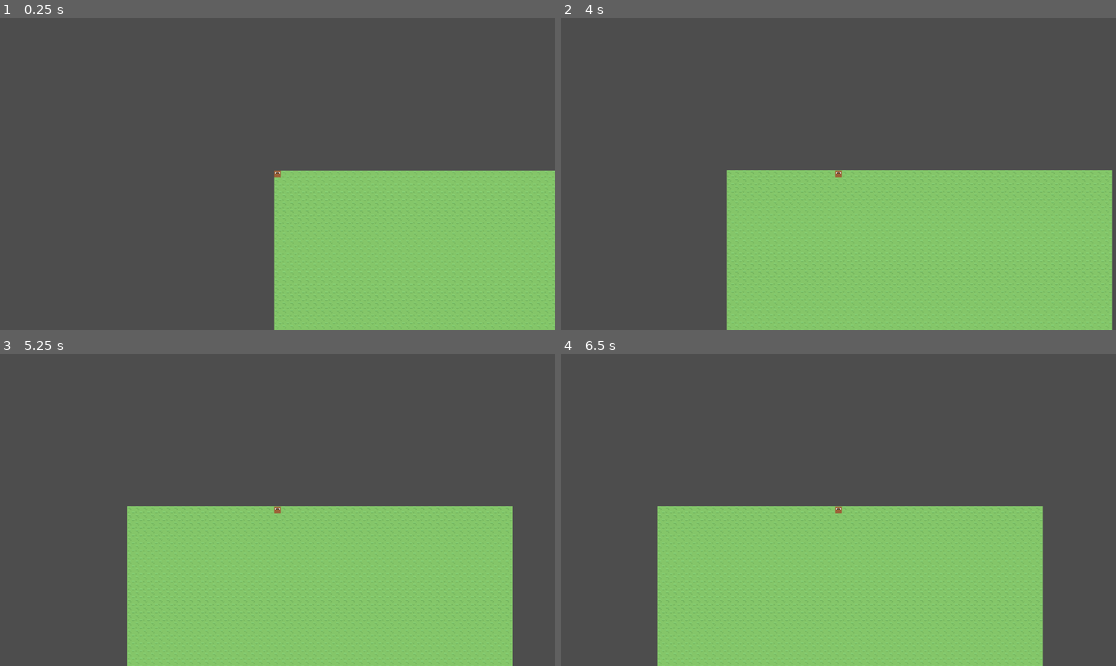
Above: before the commit, frames 1-4 (two rows, left to right).
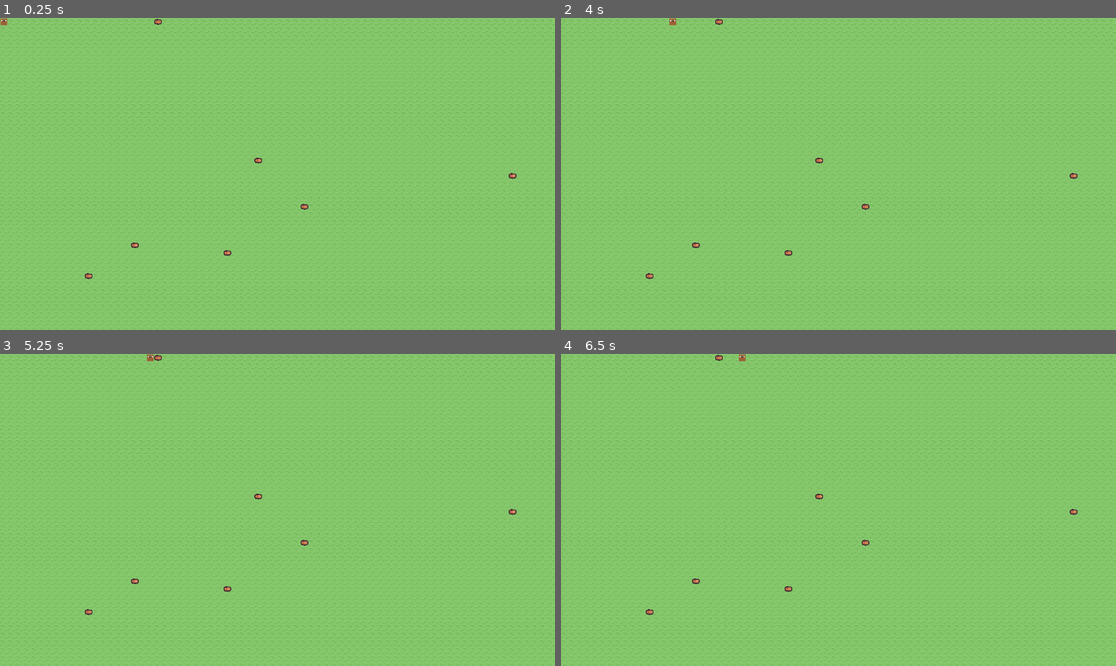
Above: after the commit, the same moments.

Repository: amandodaw/zd-prototype
Game: Godot game, scene res://scenes/world.tscn
The game is run twice, just before and just after one commit, with the same random seed, the same clock (stepped at 60 frames per second) and the same inputs.
Inputs:
- Up to frame 1 (0.25 s): no input
- Up to frame 2 (4 s): tap Enter (ui_accept) at 0.5, 0.6, 0.77, 1.07, 1.35, 1.52, 1.82, 2.1, 2.75, 2.85, 3.02, 3.32, 3.6, 3.77 s
- Up to frame 3 (5.25 s): tap Enter (ui_accept) at 4.07, 4.35, 4.52, 4.82, 5.1 s
- Up to frame 4 (6.5 s): tap Enter (ui_accept) at 5.75, 5.85, 6.02, 6.32 s

The runs differ from the first frame. In frame 1, 75% of the frame differs, in the area x 0-100%, y 0-100%; in frame 2, 66%; in frame 3, 66%; in frame 4, 66%.

Commit message:
Añadido sistema de movimiento, diccionario de elementos ocupando el mapa

Diff:
--- a/scenes/human.tscn
+++ b/scenes/human.tscn
@@ -4,8 +4,6 @@
 [ext_resource type="Script" uid="uid://y7g7bjx7ejd7" path="res://scripts/human.gd" id="2_cwf78"]
 
 [node name="Human" type="Sprite2D" unique_id=1027604701]
-position = Vector2(7, 7)
 texture = ExtResource("1_swaxu")
+centered = false
 script = ExtResource("2_cwf78")
-
-[node name="Camera2D" type="Camera2D" parent="." unique_id=1788370088]
--- a/scenes/map.tscn
+++ b/scenes/map.tscn
@@ -146,3 +146,6 @@
 
 [node name="GroundLayer" type="TileMapLayer" parent="." unique_id=294786051]
 tile_set = SubResource("TileSet_hrmi8")
+
+[node name="ElementsLayer" type="TileMapLayer" parent="." unique_id=777989675]
+tile_set = SubResource("TileSet_hrmi8")
--- a/scenes/world.tscn
+++ b/scenes/world.tscn
@@ -1,10 +1,9 @@
 [gd_scene format=3 uid="uid://cmiptwkh5v7il"]
 
+[ext_resource type="Script" uid="uid://caspwgjsuu14d" path="res://scripts/world.gd" id="1_4wyf3"]
 [ext_resource type="PackedScene" uid="uid://cq5aeyp6b0aqa" path="res://scenes/map.tscn" id="1_nnsk1"]
-[ext_resource type="PackedScene" uid="uid://d0taproh1hhtm" path="res://scenes/human.tscn" id="2_rwgxs"]
 
 [node name="World" type="Node2D" unique_id=538437442]
+script = ExtResource("1_4wyf3")
 
 [node name="Map" parent="." unique_id=1369909102 instance=ExtResource("1_nnsk1")]
-
-[node name="Human" parent="." unique_id=1027604701 instance=ExtResource("2_rwgxs")]
--- /dev/null
+++ b/scripts/components/city_component.gd
@@ -0,0 +1,7 @@
+class_name CityComponent
+
+var wood_amount : int = 0
+
+var tasks : Dictionary[String, int] = {
+	"gather_wood" : false
+}
--- a/scripts/human.gd
+++ b/scripts/human.gd
@@ -5,10 +5,12 @@
 
 var speed : int = 100
 
+var current_job : String
+
 
 func move_to(dir : GridUtils.direction) -> void:
 	grid_pos += GridUtils.DIR[dir]
-	position = grid_pos * GridUtils.TILE_SIZE + GridUtils.grid_offset
+	position = grid_pos * GridUtils.TILE_SIZE
 
 func _process(delta: float) -> void:
 	if Input.is_action_just_pressed("ui_accept"):
--- a/scripts/map.gd
+++ b/scripts/map.gd
@@ -1,16 +1,36 @@
 extends Node2D
 
 @onready var ground_layer = $GroundLayer
+@onready var element_layer = $ElementsLayer
 
 var ground_tile : Vector2i = Vector2i(1, 0)
+var wood_tile : Vector2i = Vector2i(10, 8)
 
-const height : int = 50
-const width : int = 50
+var entities : Dictionary = {}
+
+const height : int = 52
+const width : int = 72
 
 func _ready() -> void:
 	init_map()
+	add_wood(10)
 
 func init_map() -> void:
-	for i in range(height):
-		for j in range(width):
+	for i in range(width):
+		for j in range(height):
 			ground_layer.set_cell(Vector2i(i, j), 0, ground_tile)
+
+func add_wood(amount: int) -> void:
+	for i in range(amount):
+
+		var pos = Vector2i(
+			randi_range(0, width - 1),
+			randi_range(0, height - 1)
+		)
+
+		# evitar sobreescribir otra entidad
+		if pos in entities:
+			continue
+
+		element_layer.set_cell(pos, 0, wood_tile)
+		entities[pos] = "wood"
--- /dev/null
+++ b/scripts/world.gd
@@ -0,0 +1,22 @@
+extends Node2D
+class_name World
+
+var human_scene = preload("res://scenes/human.tscn")
+
+@onready var map : Node2D = $Map
+@onready var elements_map : TileMapLayer = $Map/ElementsLayer
+
+var city_component : CityComponent
+
+func _ready() -> void:
+	city_component = CityComponent.new()
+	spawn_human(Vector2.ZERO)
+
+func spawn_human(pos: Vector2) -> void:
+	if pos in map.entities:
+		print("ESPACIO OCUPADO. HUMANO NO SPAWNEADO EN: ", pos)
+		return
+	var human = human_scene.instantiate()
+	human.position = pos
+	add_child(human)
+	map.entities[elements_map.local_to_map(pos)] = "human"
Not shown, added: scripts/components/city_component.gd.uid
Not shown, added: scripts/world.gd.uid
